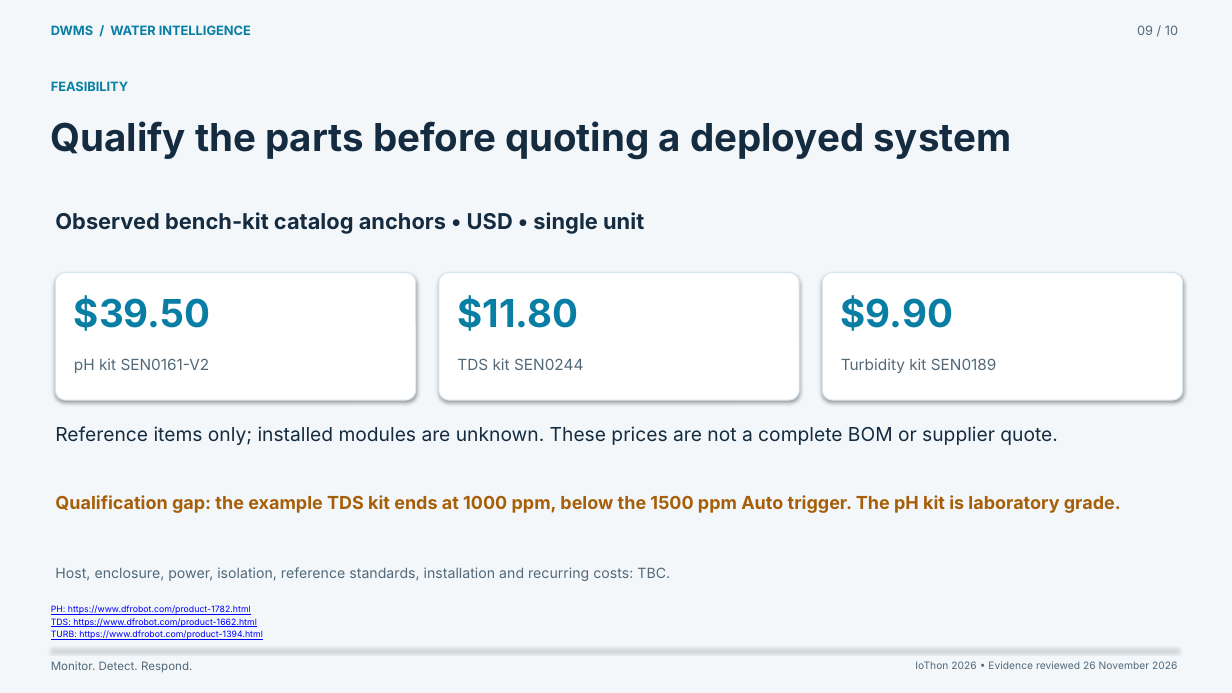
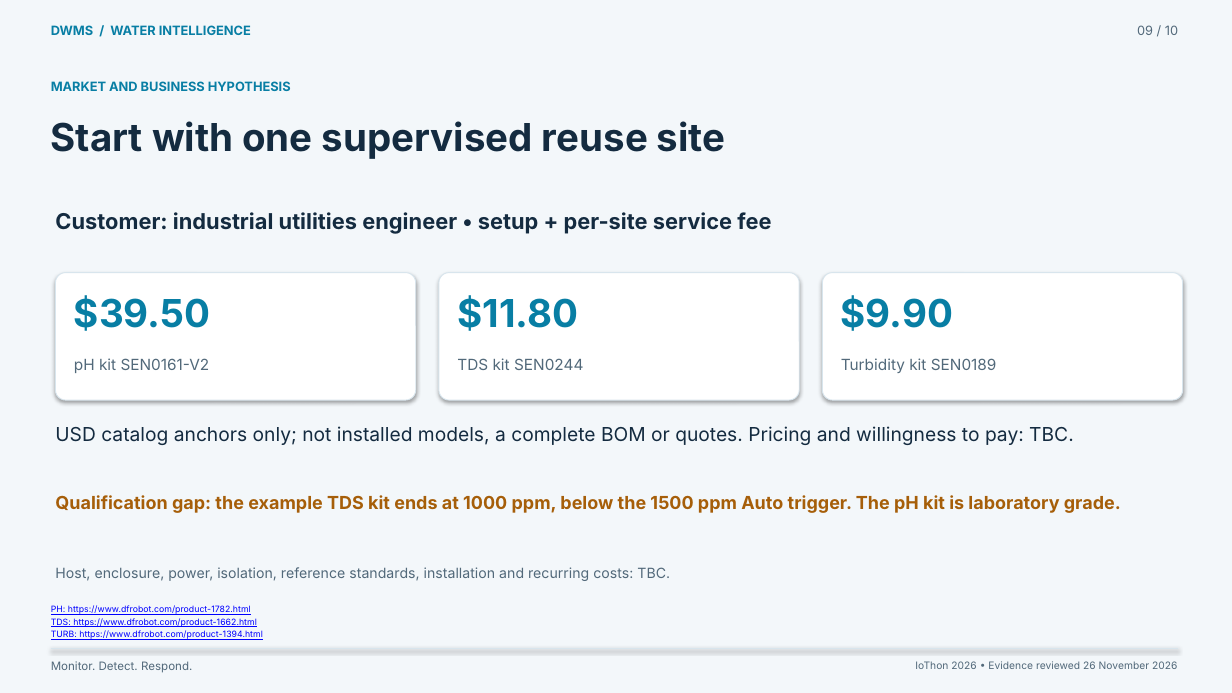
Before and after one commit to ethm09/DWMS-IoThon-2026, a slide deck: slide 9 of deliverables/DWMS-Pitch.pptx. Drawn at 1232x693 pixels with LibreOffice and Linux fonts; fonts in the diff are those of the drawing. Boxes give left, top, right and bottom in pixels: in the first picture for what was removed or moved away, otherwise in the second. Text is boxed around its words. In the diff, an @@ line names an element or a change of style, - is before the commit and + after.

```diff
--- a/deliverables/DWMS-Pitch.pptx
+++ b/deliverables/DWMS-Pitch.pptx
@@ text at <box>51,81,291,91</box>: text changed @@
-FEASIBILITY
+MARKET AND BUSINESS HYPOTHESIS
@@ text at <box>51,121,726,159</box>: text changed @@
-Qualify the parts before quoting a deployed system
+Start with one supervised reuse site
@@ text at <box>55,212,771,234</box>: text changed @@
-Observed bench-kit catalog anchors • USD • single unit
+Customer: industrial utilities engineer • setup + per-site service fee
@@ text at <box>55,426,1074,445</box>: text changed @@
-Reference items only; installed modules are unknown. These prices are not a complete BOM or supplier quote.
+USD catalog anchors only; not installed models, a complete BOM or quotes. Pricing and willingness to pay: TBC.
```
Also in this commit, not shown: 1 other slide changed, 8 other files.
